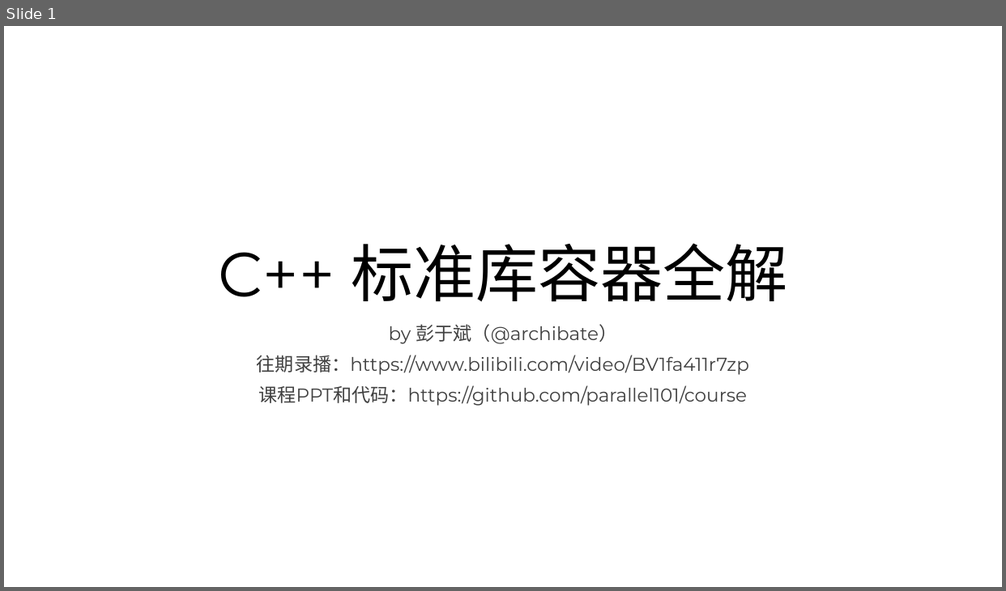
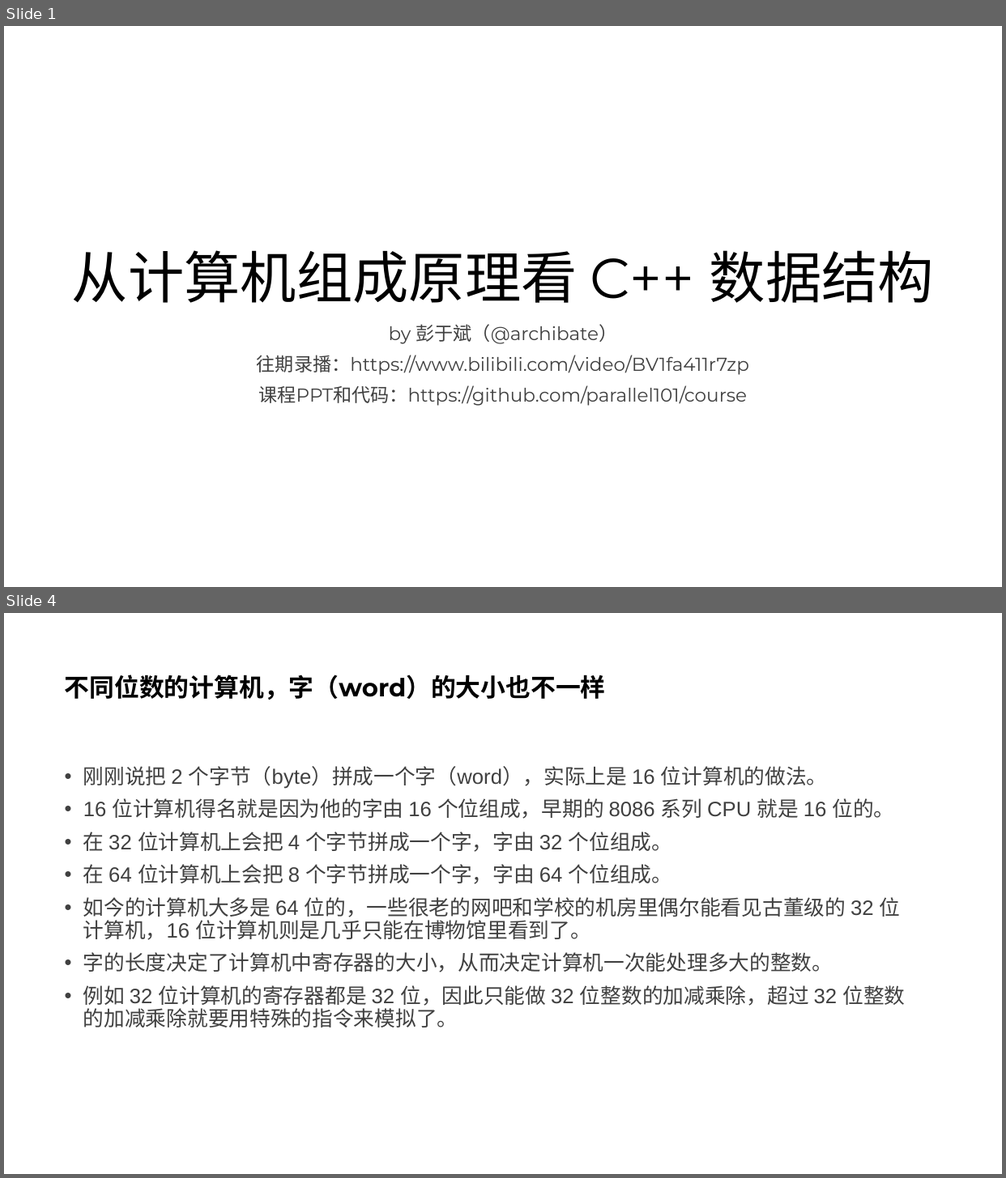
Before and after one commit to parallel101/course, a slide deck: 12/slides.pptx. Shown one above the other, each under a label of ours: slide 1 before the commit, slides 1 and 4 after it; the slides between them are not shown. The pictures are 1006x591 and 1006x1178 pixels, drawn with LibreOffice and Linux fonts; fonts in the diff are those of the drawing. Boxes give left, top, right and bottom in pixels: in the first picture for what was removed or moved away, otherwise in the second. Text is boxed around its words. In the diff, an @@ line names an element or a change of style, - is before the commit and + after.

```diff
--- a/12/slides.pptx
+++ b/12/slides.pptx
@@ slide 4 added at (4,613,1002,1174), background #FFFFFF @@
@@ title added at (65,675,606,700), 24 pt, text #000000, bold @@
+不同位数的计算机，字（word）的大小也不一样
@@ text added at (83,766,905,1028), 20 pt, text #404040 @@
+• 刚刚说把 2 个字节（byte）拼成一个字（word），实际上是 16 位计算机的做法。
+• 16 位计算机得名就是因为他的字由 16 个位组成，早期的 8086 系列 CPU 就是 16 位的。
+• 在 32 位计算机上会把 4 个字节拼成一个字，字由 32 个位组成。
+• 在 64 位计算机上会把 8 个字节拼成一个字，字由 64 个位组成。
+• 如今的计算机大多是 64 位的，一些很老的网吧和学校的机房里偶尔能看见古董级的 32 位计算机，16 位计算机则是几乎只能在博物馆里看到了。
+• 字的长度决定了计算机中寄存器的大小，从而决定计算机一次能处理多大的整数。
+• 例如 32 位计算机的寄存器都是 32 位，因此只能做 32 位整数的加减乘除，超过 32 位整数的加减乘除就要用特殊的指令来模拟了。
@@ slide 1 changed as well @@
@@ title at (72,250,934,303): text changed; size 60 to 54 pt @@
-C++ 标准库容器全解
+从计算机组成原理看 C++ 数据结构
```
Also in this commit, not shown: 19 other slides added, 5 other files.
